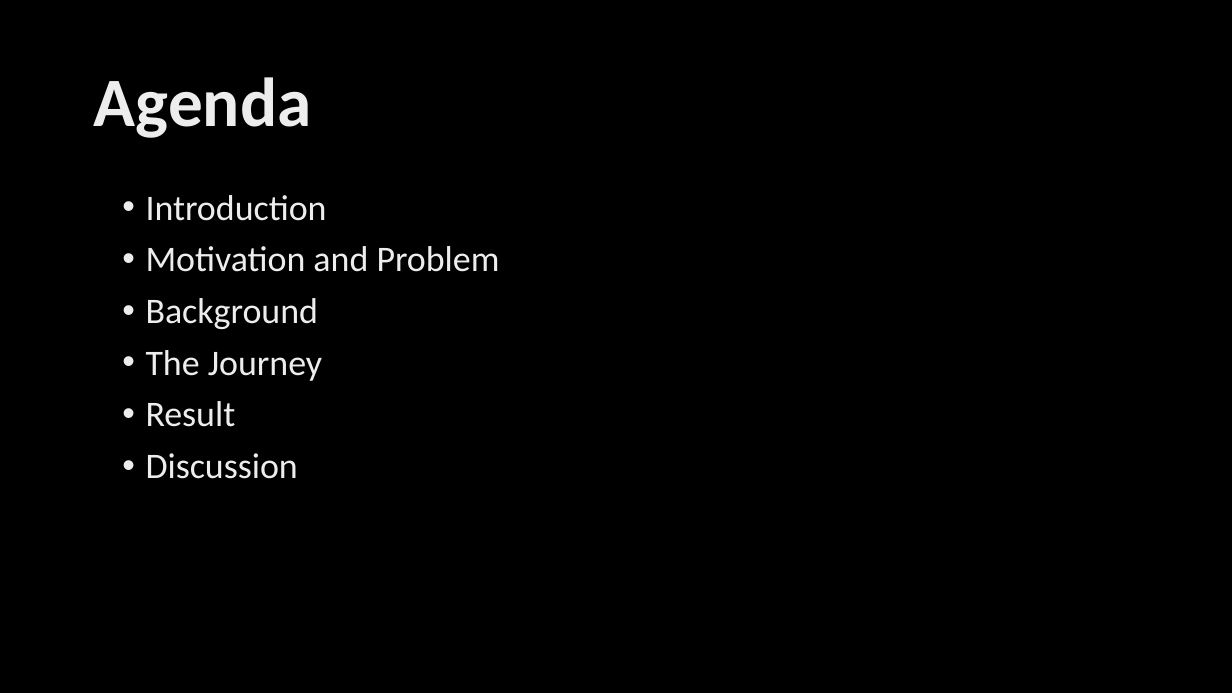
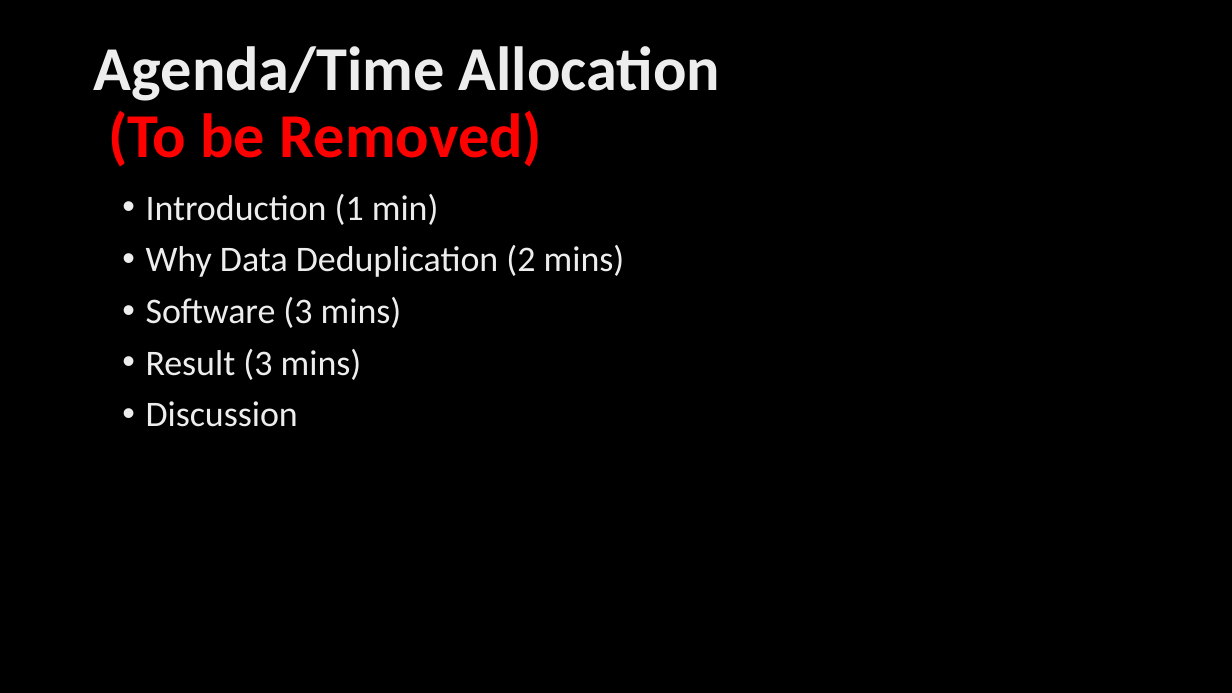
Before and after one commit to parfaire/DaDeDupNew, a slide deck: slide 2 of dd/DaDeDup.pptx. Drawn at 1232x693 pixels with LibreOffice and Linux fonts; fonts in the diff are those of the drawing; background and template pictures are left out. Boxes give left, top, right and bottom in pixels: in the first picture for what was removed or moved away, otherwise in the second. Text is boxed around its words. In the diff, an @@ line names an element or a change of style, - is before the commit and + after.

```diff
--- a/dd/DaDeDup.pptx
+++ b/dd/DaDeDup.pptx
@@ title at [94, 46, 720, 167]: text changed; size 54 to 48.6 pt @@
-Agenda
+Agenda/Time Allocation
+(To be Removed)
@@ text at [146, 194, 625, 380]: text changed @@
-• Introduction
-• Motivation and Problem
-• Background
-• The Journey
-• Result
+• Introduction (1 min)
+• Why Data Deduplication (2 mins)
+• Software (3 mins)
+• Result (3 mins)
```
Also in this commit, not shown: 5 other slides changed, 1 slide added, 1 slide removed, 3 other files.
